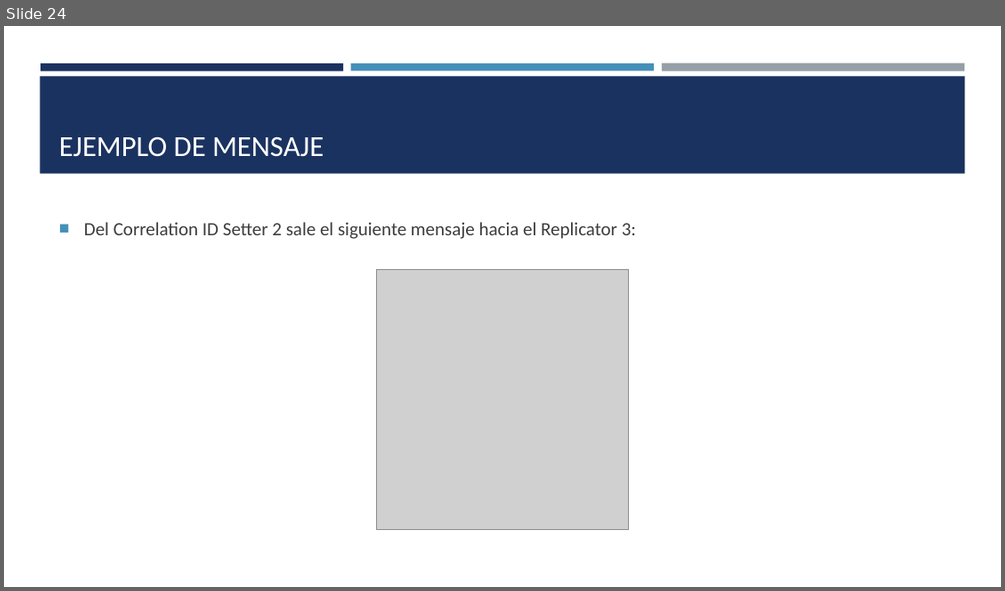
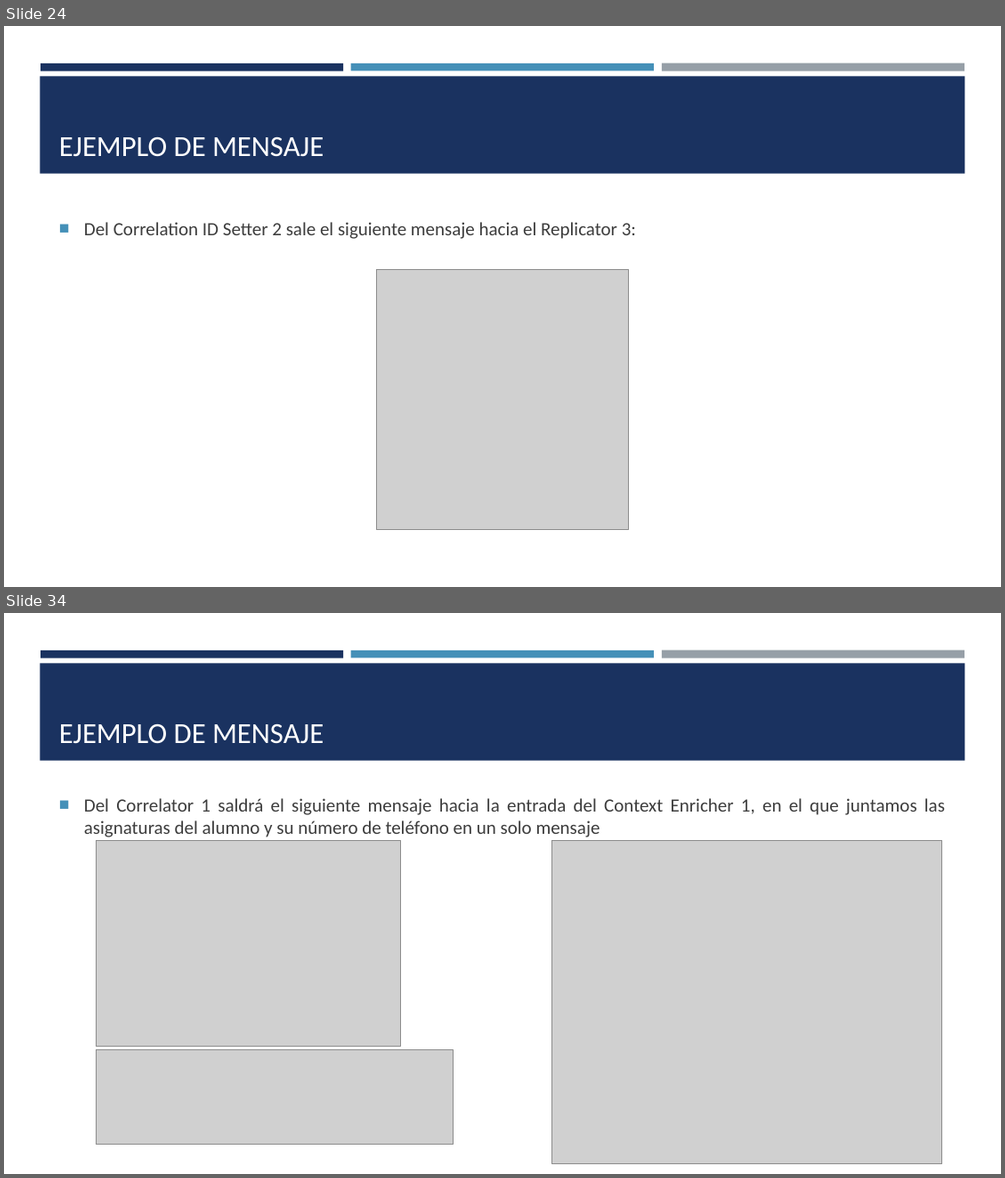
Before and after one commit to SaulRC1/Integracion-de-la-informacion-y-aplicaciones, a slide deck: Ejercicio 1 - IIA/Ejercicio 1 IIA.pptx. Shown one above the other, each under a label of ours: slide 24 before the commit, slides 24 and 34 after it; the slides between them are not shown. The pictures are 1005x591 and 1005x1178 pixels, drawn with LibreOffice and Linux fonts; fonts in the diff are those of the drawing; grey boxes stand for pictures. Boxes give left, top, right and bottom in pixels: in the first picture for what was removed or moved away, otherwise in the second. Text is boxed around its words. In the diff, an @@ line names an element or a change of style, - is before the commit and + after.

```diff
--- a/Ejercicio 1 - IIA/Ejercicio 1 IIA.pptx
+++ b/Ejercicio 1 - IIA/Ejercicio 1 IIA.pptx
@@ slide 34 added at <box>4,613,1001,1174</box>, background #FFFFFF; not listed: 4 template elements that a slide beside it also shows @@
@@ title added at <box>59,724,324,744</box>, 28 pt, text #FFFFFF @@
+EJEMPLO DE MENSAJE
@@ text added at <box>84,798,945,837</box>, 18 pt, text #3D3D3D @@
+■ Del Correlator 1 saldrá el siguiente mensaje hacia la entrada del Context Enricher 1, en el que juntamos las asignaturas del alumno y su número de teléfono en un solo mensaje
@@ picture added at <box>96,840,400,1046</box> @@
@@ picture added at <box>552,840,942,1163</box> @@
@@ picture added at <box>96,1050,453,1144</box> @@
```
Also in this commit, not shown: 21 other slides added.
